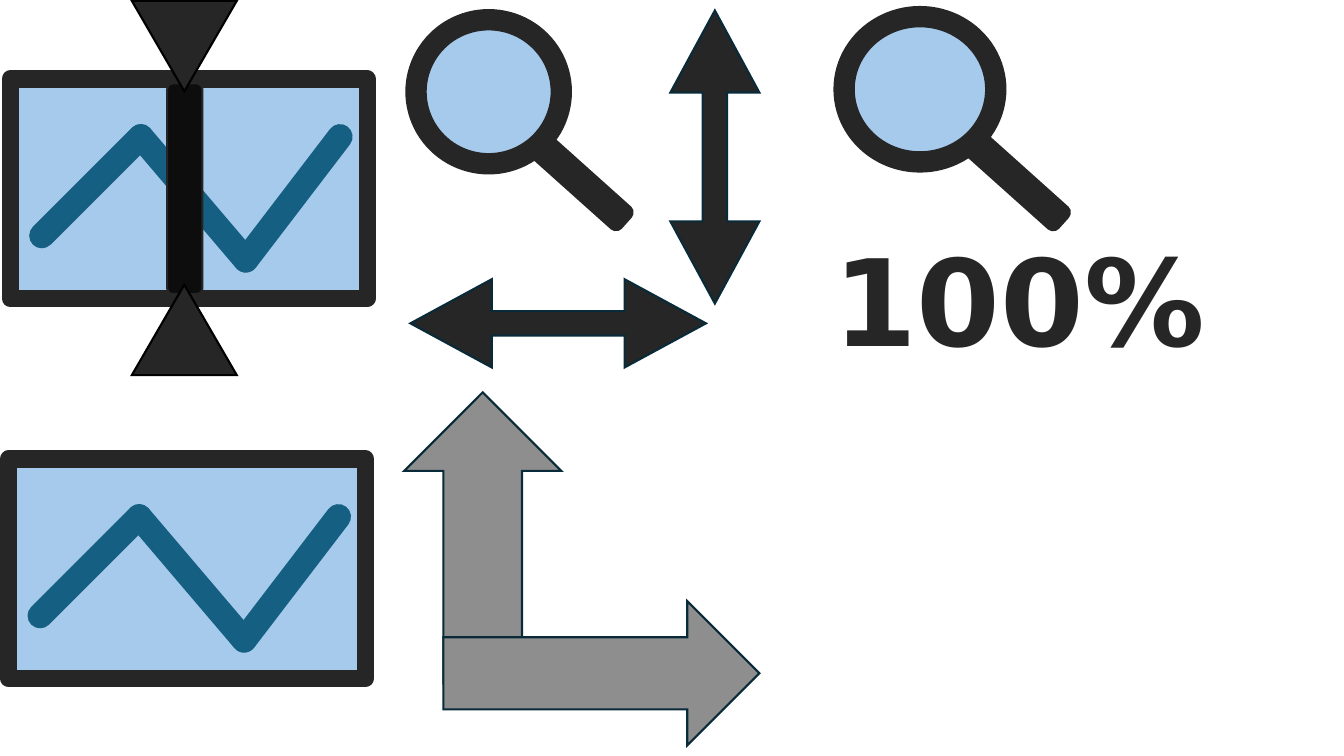
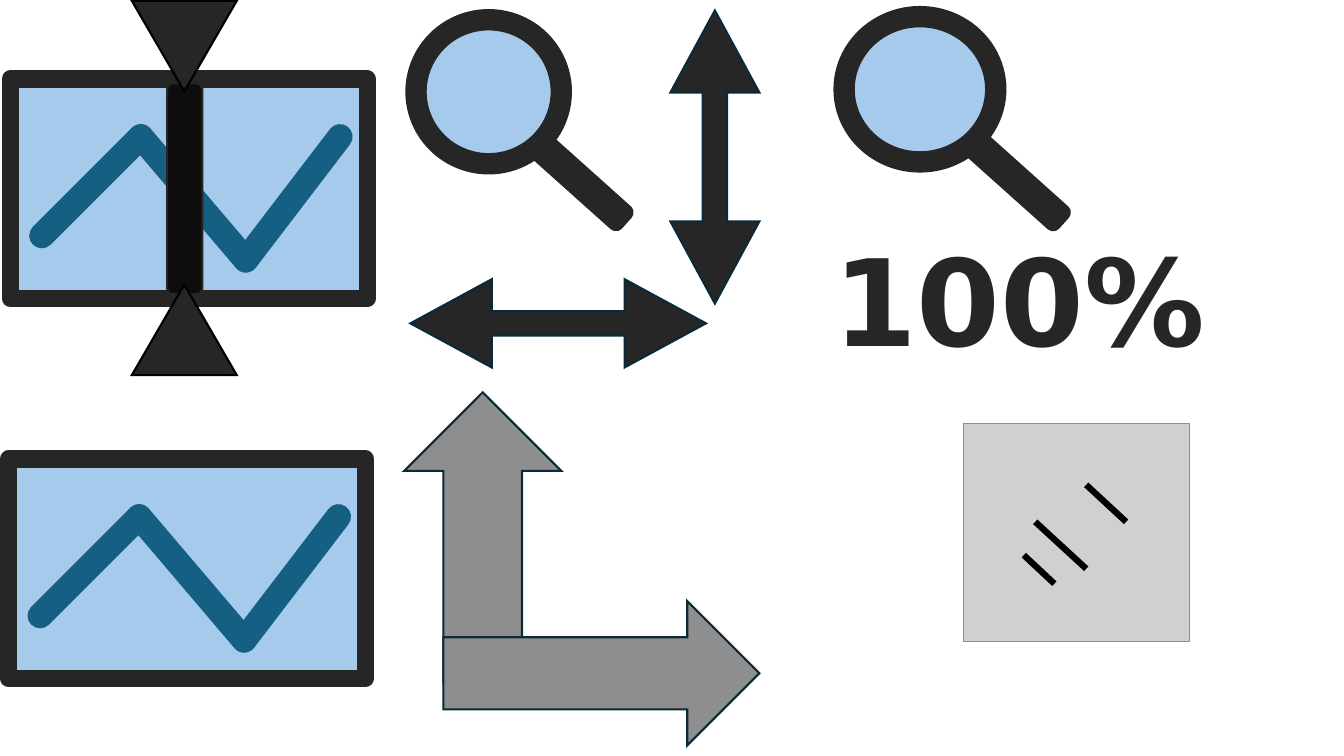
Before and after one commit to scrutinydebugger/scrutiny-devtools, a slide deck: slide 4 of graphics/graphics.pptx. Drawn at 1344x756 pixels with LibreOffice and Linux fonts; fonts in the diff are those of the drawing; grey boxes stand for pictures. Boxes give left, top, right and bottom in pixels: in the first picture for what was removed or moved away, otherwise in the second. Text is boxed around its words. In the diff, an @@ line names an element or a change of style, - is before the commit and + after.

```diff
--- a/graphics/graphics.pptx
+++ b/graphics/graphics.pptx
@@ group added at (964, 423, 1191, 641): 3 lines, 1 picture @@
```
Also in this commit, not shown: 1 other slide changed, 7 other files.
